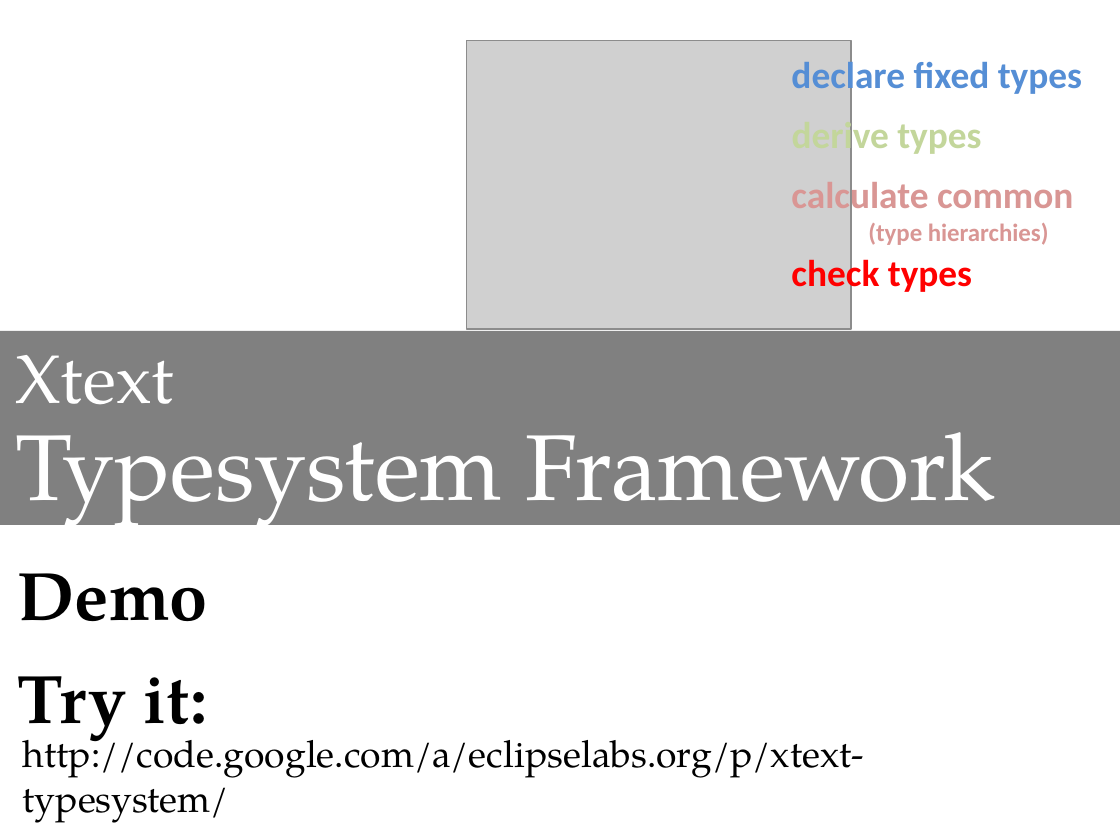
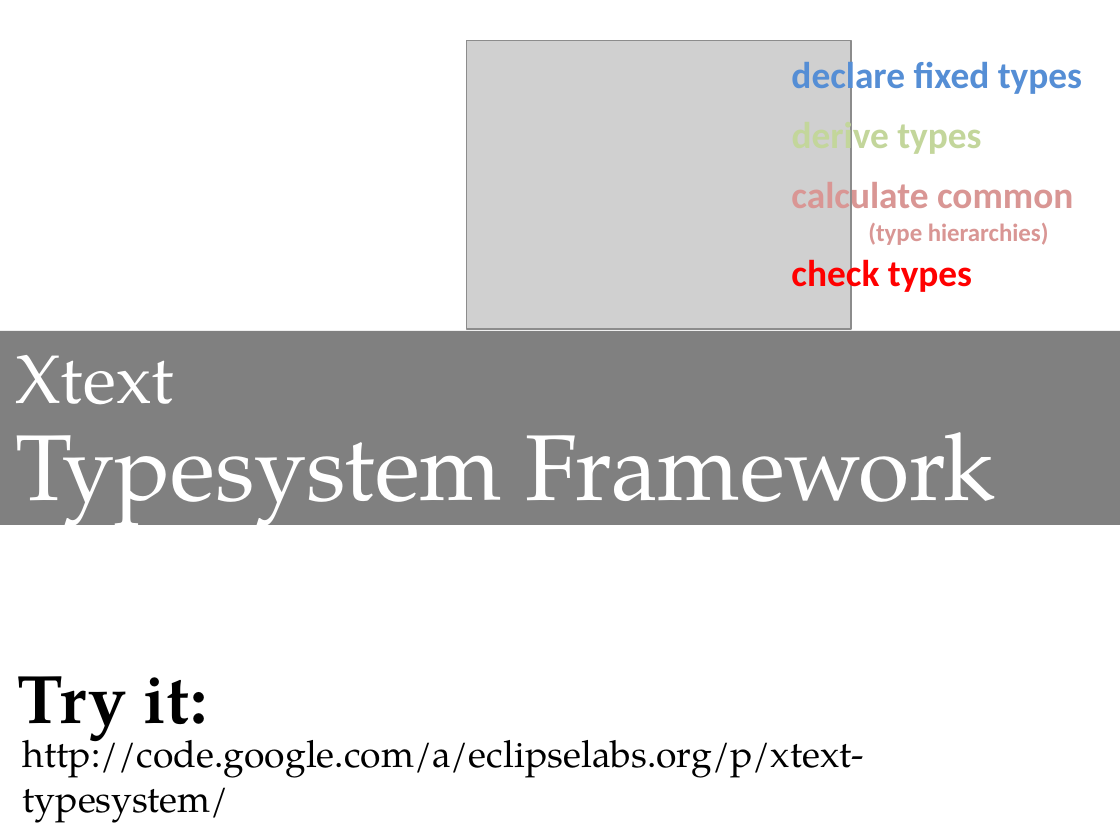
Before and after one commit to rytina/xtext-typesystem, a slide deck: slide 14 of de.itemis.xtext.typesystem/doc/XtextTypesystem.pptx (slide 11 before the commit). Drawn at 1120x840 pixels with LibreOffice and Linux fonts; fonts in the diff are those of the drawing; grey boxes stand for pictures. Boxes give left, top, right and bottom in pixels: in the first picture for what was removed or moved away, otherwise in the second. Text is boxed around its words. In the diff, an @@ line names an element or a change of style, - is before the commit and + after.

```diff
--- a/de.itemis.xtext.typesystem/doc/XtextTypesystem.pptx
+++ b/de.itemis.xtext.typesystem/doc/XtextTypesystem.pptx
@@ text removed at [18,573,208,621] @@
-Demo
```
Also in this commit, not shown: 1 other slide changed, 4 slides added, 1 slide removed.
